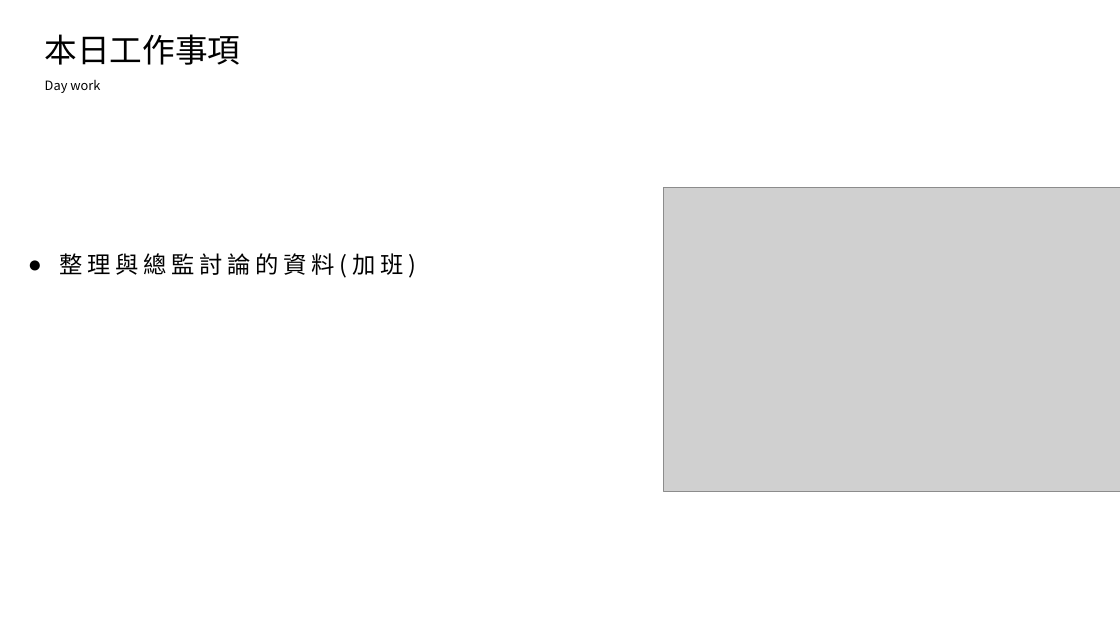
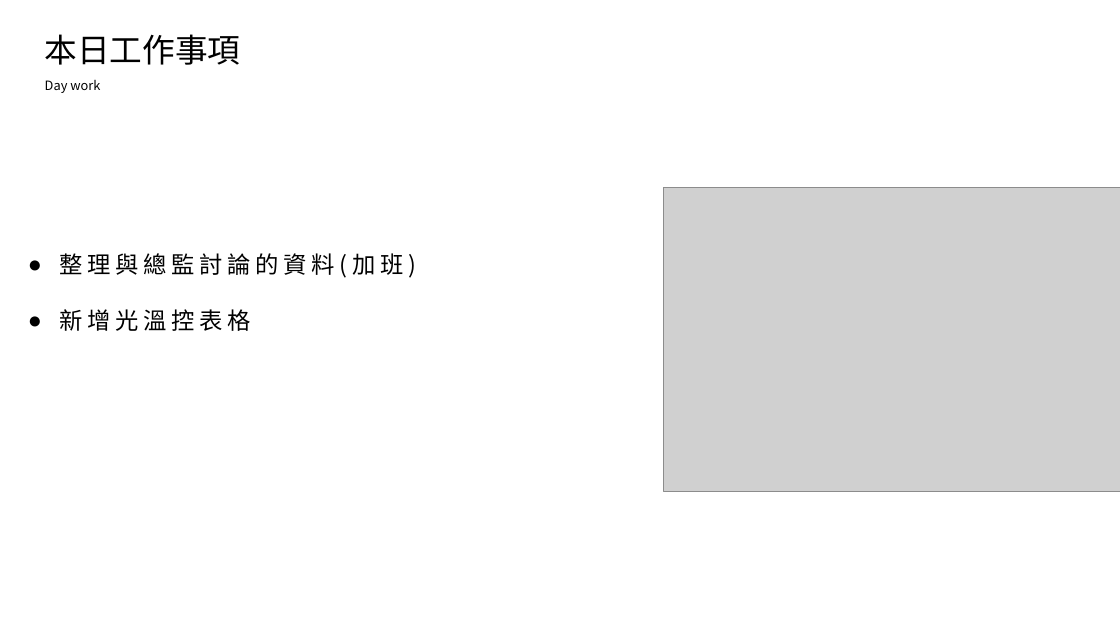
Before and after one commit to king637324/KnowledgeGreenhouseSystem, a slide deck: slide 2 of 工作日報_葉柏漢/2021.09/2021.09.13(加班)~2021.09.14工作日報_葉柏漢.pptx. Drawn at 1120x630 pixels with LibreOffice and Linux fonts; fonts in the diff are those of the drawing; grey boxes stand for pictures. Boxes give left, top, right and bottom in pixels: in the first picture for what was removed or moved away, otherwise in the second. Text is boxed around its words. In the diff, an @@ line names an element or a change of style, - is before the commit and + after.

```diff
--- a/工作日報_葉柏漢/2021.09/2021.09.13(加班)~2021.09.14工作日報_葉柏漢.pptx
+++ b/工作日報_葉柏漢/2021.09/2021.09.13(加班)~2021.09.14工作日報_葉柏漢.pptx
@@ text at <box>59,309,251,331</box>: paragraph added @@
+● 新增光溫控表格
```
Also in this commit, not shown: 1 other slide changed, 1 slide added, 1 slide removed, 6 other files.
